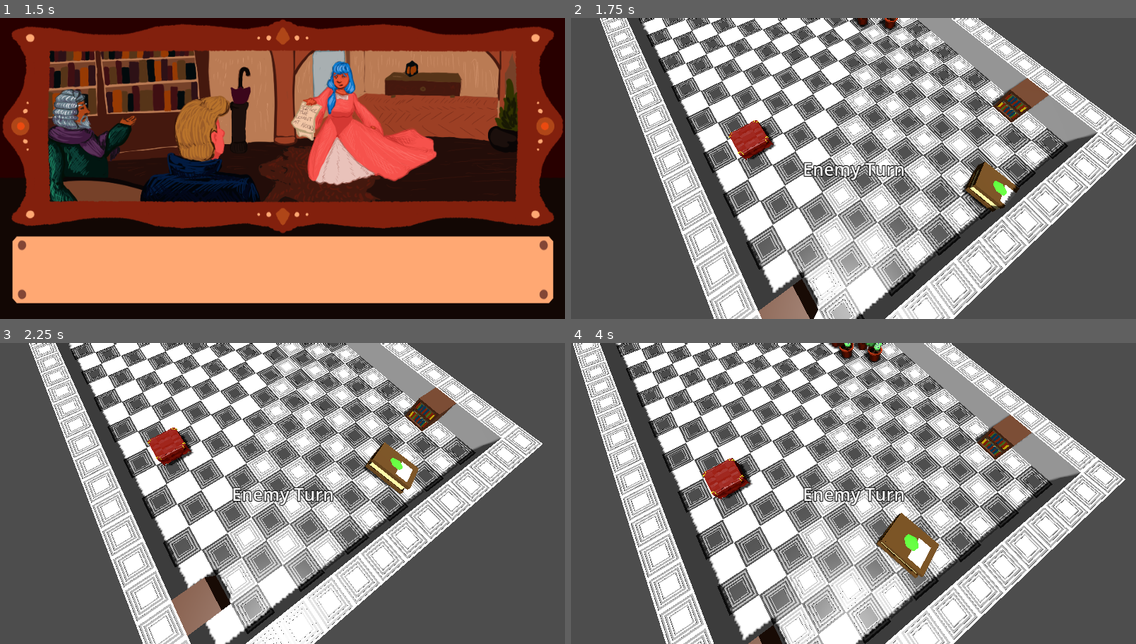
Above: before the commit, frames 1-4 (two rows, left to right).
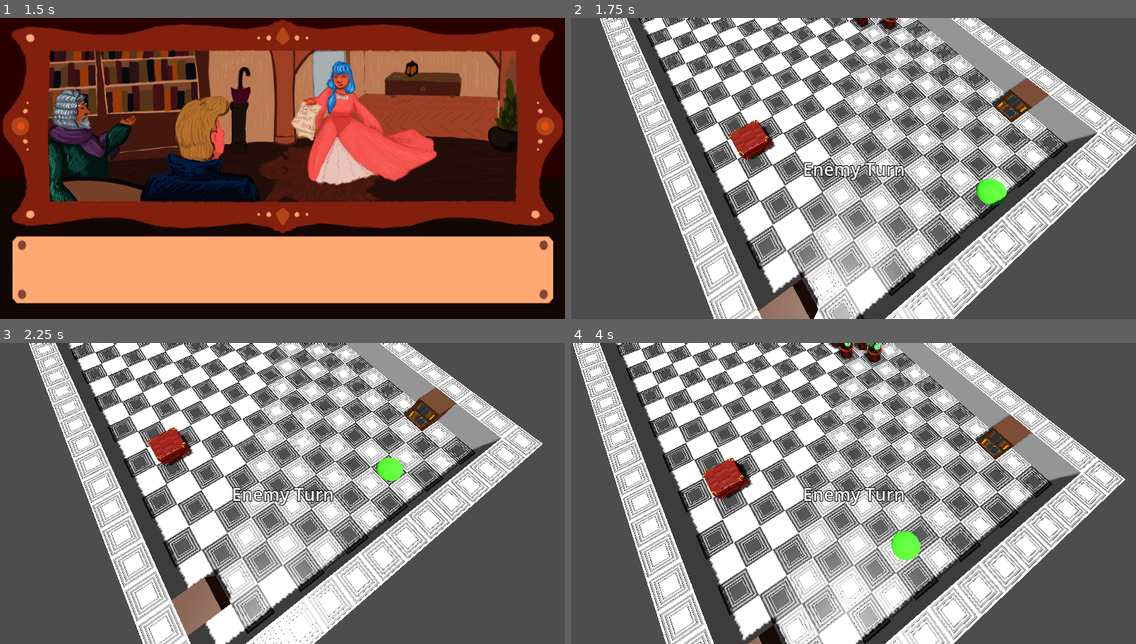
Above: after the commit, the same moments.

Repository: pinguinosod/gse_winterjam2024
Game: Godot game, scene res://main.tscn
Same seed, same stepped clock (60 frames per second), same inputs: the game is played once before the commit and once after it.
Inputs (mouse positions are in pixels of both pictures, inside the frame that each line leads up to):
- Up to frame 1 (1.5 s): click (288, 285) at 0.5 s; tap Enter (ui_accept) at 1.25 s; move the mouse to (406, 153) at 1.27 s; hold D (move_right) from 1.28 s (still down); tap Space (end_turn) at 1.35 s; click (406, 153) at 1.42 s
- Up to frame 2 (1.75 s): keep holding D (move_right); tap Enter (ui_accept) at 1.52 s
- Up to frame 3 (2.25 s): move the mouse to (169, 508) at 2.02 s; release D (move_right) at 2.03 s; hold S (move_down) from 2.03 s (still down); tap Space (end_turn) at 2.1 s
- Up to frame 4 (4 s): tap Enter (ui_accept) at 2.27, 2.75, 3.5, 3.77 s; move the mouse to (910, 427) at 2.77 s; release S (move_down) at 2.78 s; hold D (move_right) 2.78-3.53 s; tap Space (end_turn) at 2.85, 3.6 s; move the mouse to (825, 553) at 3.52 s; hold W (move_up) from 3.53 s (still down); click (825, 553) at 3.67 s

Frame 1 is identical in both runs. In frame 2, 0.9% of the frame differs, in the area x 69-80%, y 47-65%; in frame 3, 0.8%; in frame 4, 1.2%, in the area x 54-66%, y 56-79%.

Commit message:
overhaul weapons

Diff:
--- /dev/null
+++ b/PickableItems/weapon_1_(lamp).tscn
@@ -0,0 +1,6 @@
+[gd_scene load_steps=2 format=3 uid="uid://b2yw7qh31m1jr"]
+
+[ext_resource type="Script" path="res://weapons.gd" id="1_8k0jk"]
+
+[node name="Weapon 1 (Lamp)" type="Node3D"]
+script = ExtResource("1_8k0jk")
--- /dev/null
+++ b/PickableItems/weapon_2_(ski_stick).tscn
@@ -0,0 +1,6 @@
+[gd_scene load_steps=2 format=3 uid="uid://ccvb6q28khbj2"]
+
+[ext_resource type="Script" path="res://weapons.gd" id="1_to6w5"]
+
+[node name="Weapon 2 (Ski Stick)" type="Node3D"]
+script = ExtResource("1_to6w5")
--- /dev/null
+++ b/PickableItems/weapon_3_(ski).tscn
@@ -0,0 +1,7 @@
+[gd_scene load_steps=2 format=3 uid="uid://cik5veric2ysk"]
+
+[ext_resource type="Script" path="res://weapons.gd" id="1_i73o7"]
+
+[node name="weapon 3 (Ski)" type="Node3D"]
+transform = Transform3D(1, -1.49012e-08, 0, 0, 1, 0, 1.49012e-08, 5.96046e-08, 1, 0, 0, 0)
+script = ExtResource("1_i73o7")
--- /dev/null
+++ b/PickableItems/weapon_4_(book).tscn
@@ -0,0 +1,9 @@
+[gd_scene load_steps=3 format=3 uid="uid://c68jlq0my3nvd"]
+
+[ext_resource type="Script" path="res://weapons.gd" id="1_uxnvy"]
+[ext_resource type="PackedScene" uid="uid://blcplh2bjao71" path="res://models/book_thrown_weapon.tscn" id="2_bio3c"]
+
+[node name="Weapon 4 (Book)" type="Node3D"]
+script = ExtResource("1_uxnvy")
+
+[node name="bookThrownWeapon" parent="." instance=ExtResource("2_bio3c")]
--- /dev/null
+++ b/PickableItems/weapon_5_(fire_book).tscn
@@ -0,0 +1,6 @@
+[gd_scene load_steps=2 format=3 uid="uid://vny4gefdyuvv"]
+
+[ext_resource type="Script" path="res://weapons.gd" id="1_vwhut"]
+
+[node name="Weapon 5 (Fire Book)" type="Node3D"]
+script = ExtResource("1_vwhut")
--- /dev/null
+++ b/PickableItems/weapon_6_(umbrella).tscn
@@ -0,0 +1,6 @@
+[gd_scene load_steps=2 format=3 uid="uid://rxo778xmvo8y"]
+
+[ext_resource type="Script" path="res://weapons.gd" id="1_8xmlh"]
+
+[node name="Weapon 6 (Umbrella)" type="Node3D"]
+script = ExtResource("1_8xmlh")
--- a/main.tscn
+++ b/main.tscn
@@ -1,8 +1,7 @@
-[gd_scene load_steps=12 format=3 uid="uid://d3n3e4vjd3syp"]
+[gd_scene load_steps=11 format=3 uid="uid://d3n3e4vjd3syp"]
 
 [ext_resource type="PackedScene" uid="uid://crj37bo36phwd" path="res://rooms.tscn" id="1_iektr"]
 [ext_resource type="PackedScene" uid="uid://buuc6fpud4fcd" path="res://player.tscn" id="2_tjp8u"]
-[ext_resource type="PackedScene" uid="uid://1ytg8klhkx4x" path="res://weapons.tscn" id="3_0yghg"]
 [ext_resource type="PackedScene" uid="uid://cyysjuf2pl57c" path="res://enemies.tscn" id="3_fuddb"]
 [ext_resource type="PackedScene" uid="uid://082rgmto1mon" path="res://objects.tscn" id="4_vypmj"]
 [ext_resource type="PackedScene" uid="uid://ch7lfvfup1r3d" path="res://UI.tscn" id="5_3od5a"]
@@ -20,8 +19,6 @@
 
 [node name="Player" parent="." instance=ExtResource("2_tjp8u")]
 transform = Transform3D(-0.0131768, 0.999913, 0, -0.999913, -0.0131768, 0, 0, 0, 1, 0, 0.691039, 0)
-
-[node name="Weapons" parent="Player" instance=ExtResource("3_0yghg")]
 
 [node name="Enemies" parent="." instance=ExtResource("3_fuddb")]
 transform = Transform3D(1, 0, 0, 0, 1, 0, 0, 0, 1, 0, 1.06125, -3.36286)
--- a/player.tscn
+++ b/player.tscn
@@ -10,3 +10,5 @@
 
 [node name="CSGSphere3D" type="CSGSphere3D" parent="."]
 material_override = SubResource("StandardMaterial3D_dnlpf")
+
+[node name="Weapon" type="Node3D" parent="."]
--- a/weapon_1.gd
+++ /dev/null
@@ -1,6 +0,0 @@
-extends "res://Weapons.gd"
-
-# Custom logic for a sword
-func perform_melee_attack() -> void:
-	print("Swinging the sword!")
-	# Add custom sword behavior here
--- a/weapon_2.gd
+++ /dev/null
@@ -1,6 +0,0 @@
-extends "res://Weapons.gd"
-
-# Custom logic for an axe
-func perform_melee_attack() -> void:
-	print("Chopping with the axe!")
-	# Add custom axe behavior here
--- a/weapon_3.gd
+++ /dev/null
@@ -1,6 +0,0 @@
-extends "res://Weapons.gd"
-
-# Custom logic for a dagger
-func perform_melee_attack() -> void:
-	print("Stabbing with the dagger!")
-	# Add custom dagger behavior here
--- a/weapon_4.gd
+++ /dev/null
@@ -1,6 +0,0 @@
-extends "res://Weapons.gd"
-
-# Custom logic for a Fire Book
-func perform_melee_attack() -> void:
-	print("Smashing with the mace!")
-	# Add custom mace behavior here
--- a/weapon_5.gd
+++ /dev/null
@@ -1,6 +0,0 @@
-extends "res://Weapons.gd"
-
-# Custom logic for a spear
-func perform_melee_attack() -> void:
-	print("Thrusting with the spear!")
-	# Add custom spear behavior here
--- a/weapon_6_(umbrella).gd
+++ /dev/null
@@ -1,6 +0,0 @@
-extends "res://Weapons.gd"
-
-# Custom logic for an Umbrella
-func perform_melee_attack() -> void:
-	print("Smashing with the mace!")
-	# Add custom mace behavior here
--- a/weapons.gd
+++ b/weapons.gd
@@ -1,20 +1,16 @@
 extends Node3D
 
 # Common properties for all weapons
-const MAX_USES: int = 10
-const DURABILITY: int = 25
-
-var uses: int = 0
-var durability: int = DURABILITY
+const maxDurability: int = 25
+var currentDurability: int = maxDurability
 
 # Perform an attack
 func attack() -> void:
-	if uses < MAX_USES and durability > 0:
+	if currentDurability > 0:
 		perform_melee_attack()
-		uses += 1
-		durability -= 1
-		print("Attack performed. Remaining uses: %d, Durability: %d" % [MAX_USES - uses, durability])
-		if durability <= 0:
+		currentDurability -= 1
+		print("Attack performed. Remaining durability: %d" % [currentDurability])
+		if currentDurability <= 0:
 			queue_free()  # Remove the weapon node
 			print("The weapon has broken.")
 	else:
--- a/weapons.tscn
+++ b/weapons.tscn
@@ -1,35 +1,23 @@
-[gd_scene load_steps=9 format=3 uid="uid://1ytg8klhkx4x"]
+[gd_scene load_steps=7 format=3 uid="uid://1ytg8klhkx4x"]
 
-[ext_resource type="Script" path="res://weapons.gd" id="1_yenjf"]
-[ext_resource type="Script" path="res://weapon_1.gd" id="2_owbgx"]
-[ext_resource type="Script" path="res://weapon_2.gd" id="3_im5vi"]
-[ext_resource type="Script" path="res://weapon_5.gd" id="4_ncnkk"]
-[ext_resource type="Script" path="res://weapon_3.gd" id="5_fwqo1"]
-[ext_resource type="PackedScene" uid="uid://blcplh2bjao71" path="res://models/book_thrown_weapon.tscn" id="6_5bhp7"]
-[ext_resource type="Script" path="res://weapon_4.gd" id="6_jmahl"]
-[ext_resource type="Script" path="res://weapon_6_(umbrella).gd" id="7_erbbp"]
+[ext_resource type="PackedScene" uid="uid://b2yw7qh31m1jr" path="res://PickableItems/weapon_1_(lamp).tscn" id="1_6myh5"]
+[ext_resource type="PackedScene" uid="uid://ccvb6q28khbj2" path="res://PickableItems/weapon_2_(ski_stick).tscn" id="2_b1qpx"]
+[ext_resource type="PackedScene" uid="uid://cik5veric2ysk" path="res://PickableItems/weapon_3_(ski).tscn" id="3_c56oj"]
+[ext_resource type="PackedScene" uid="uid://c68jlq0my3nvd" path="res://PickableItems/weapon_4_(book).tscn" id="4_rfvw8"]
+[ext_resource type="PackedScene" uid="uid://vny4gefdyuvv" path="res://PickableItems/weapon_5_(fire_book).tscn" id="5_umq1q"]
+[ext_resource type="PackedScene" uid="uid://rxo778xmvo8y" path="res://PickableItems/weapon_6_(umbrella).tscn" id="6_4ce48"]
 
 [node name="Weapons" type="Node3D"]
 transform = Transform3D(-0.134226, -0.94861, 0.286572, 0.959992, -0.0527567, 0.275012, -0.24576, 0.31202, 0.917739, 0, 0, 0)
-script = ExtResource("1_yenjf")
 
-[node name="Weapon 1 (Lamp)" type="Node3D" parent="."]
-script = ExtResource("2_owbgx")
+[node name="Weapon 1 (Lamp)" parent="." instance=ExtResource("1_6myh5")]
 
-[node name="Weapon 2 (Ski Stick)" type="Node3D" parent="."]
-script = ExtResource("3_im5vi")
+[node name="Weapon 2 (Ski Stick)" parent="." instance=ExtResource("2_b1qpx")]
 
-[node name="weapon 3 (Ski)" type="Node3D" parent="."]
-transform = Transform3D(1, -1.49012e-08, 0, 0, 1, 0, 1.49012e-08, 5.96046e-08, 1, 0, 0, 0)
-script = ExtResource("4_ncnkk")
+[node name="weapon 3 (Ski)" parent="." instance=ExtResource("3_c56oj")]
 
-[node name="Weapon 4 (Book)" type="Node3D" parent="."]
-script = ExtResource("5_fwqo1")
+[node name="Weapon 4 (Book)" parent="." instance=ExtResource("4_rfvw8")]
 
-[node name="bookThrownWeapon" parent="Weapon 4 (Book)" instance=ExtResource("6_5bhp7")]
+[node name="Weapon 5 (Fire Book)" parent="." instance=ExtResource("5_umq1q")]
 
-[node name="Weapon 5 (Fire Book)" type="Node3D" parent="."]
-script = ExtResource("6_jmahl")
-
-[node name="Weapon 6 (Umbrella)" type="Node3D" parent="."]
-script = ExtResource("7_erbbp")
+[node name="Weapon 6 (Umbrella)" parent="." instance=ExtResource("6_4ce48")]
